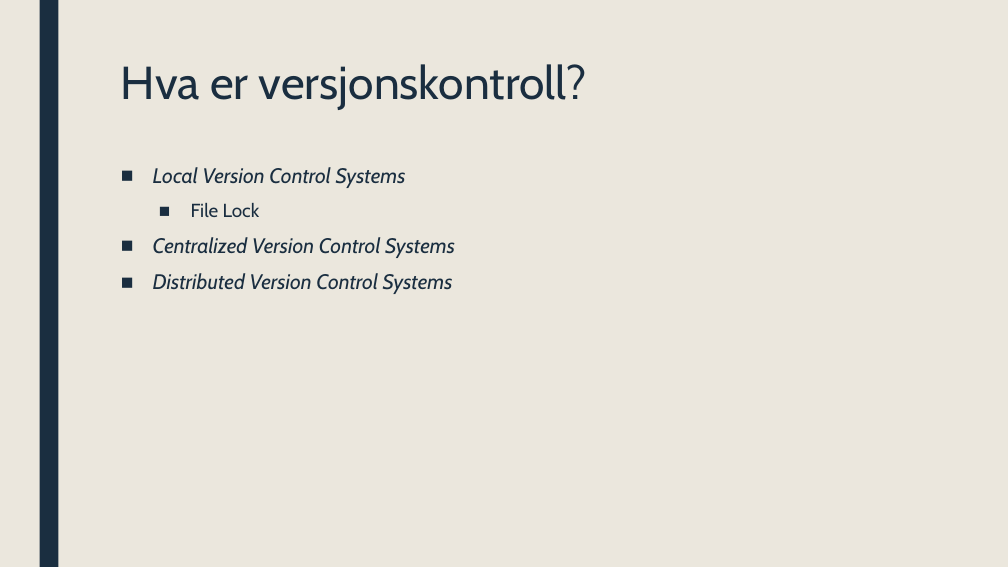
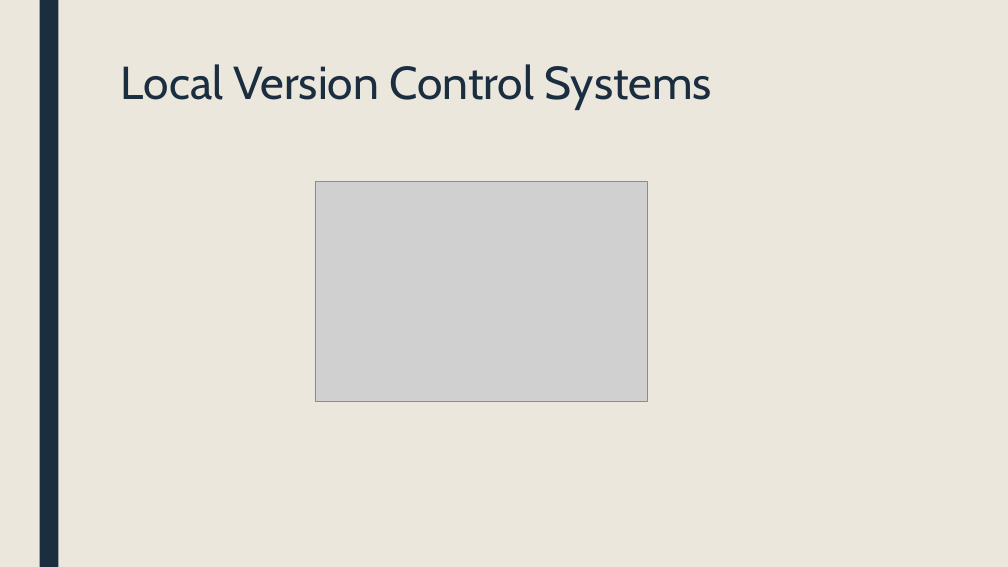
Before and after one commit to ufarm/sommer2016, a slide deck: slide 5 of GIT.pptx. Drawn at 1008x567 pixels with LibreOffice and Linux fonts; fonts in the diff are those of the drawing; grey boxes stand for pictures. Boxes give left, top, right and bottom in pixels: in the first picture for what was removed or moved away, otherwise in the second. Text is boxed around its words. In the diff, an @@ line names an element or a change of style, - is before the commit and + after.

Commit message:
Feedback from Bjarne, ned images on basic

```diff
--- a/GIT.pptx
+++ b/GIT.pptx
@@ title at (x1=121, y1=64, x2=712, y2=110): text changed @@
-Hva er versjonskontroll?
+Local Version Control Systems
@@ text removed at (x1=153, y1=167, x2=455, y2=294) @@
-  ■ Local Version Control Systems
-    ■ File Lock
-  ■ Centralized Version Control Systems
-  ■ Distributed Version Control Systems
@@ picture added at (x1=315, y1=181, x2=648, y2=402) @@
```
Also in this commit, not shown: 11 other slides changed, 1 slide added, 2 slides removed.
